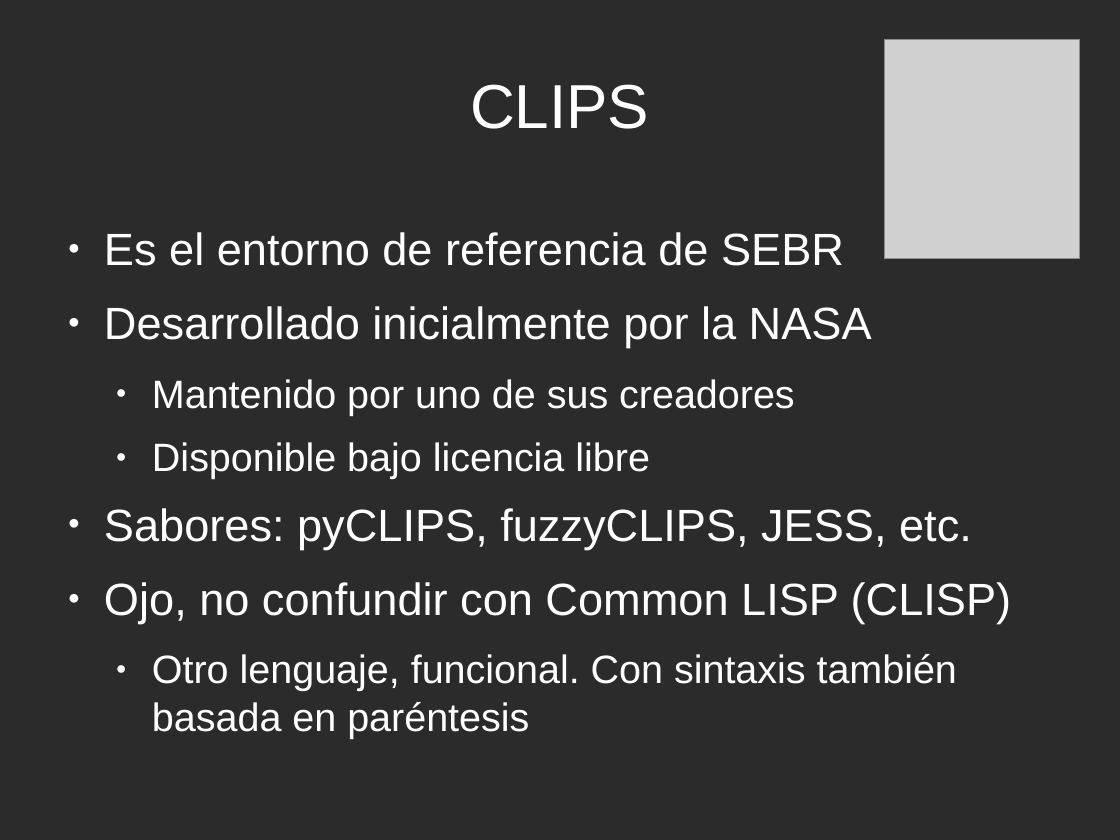
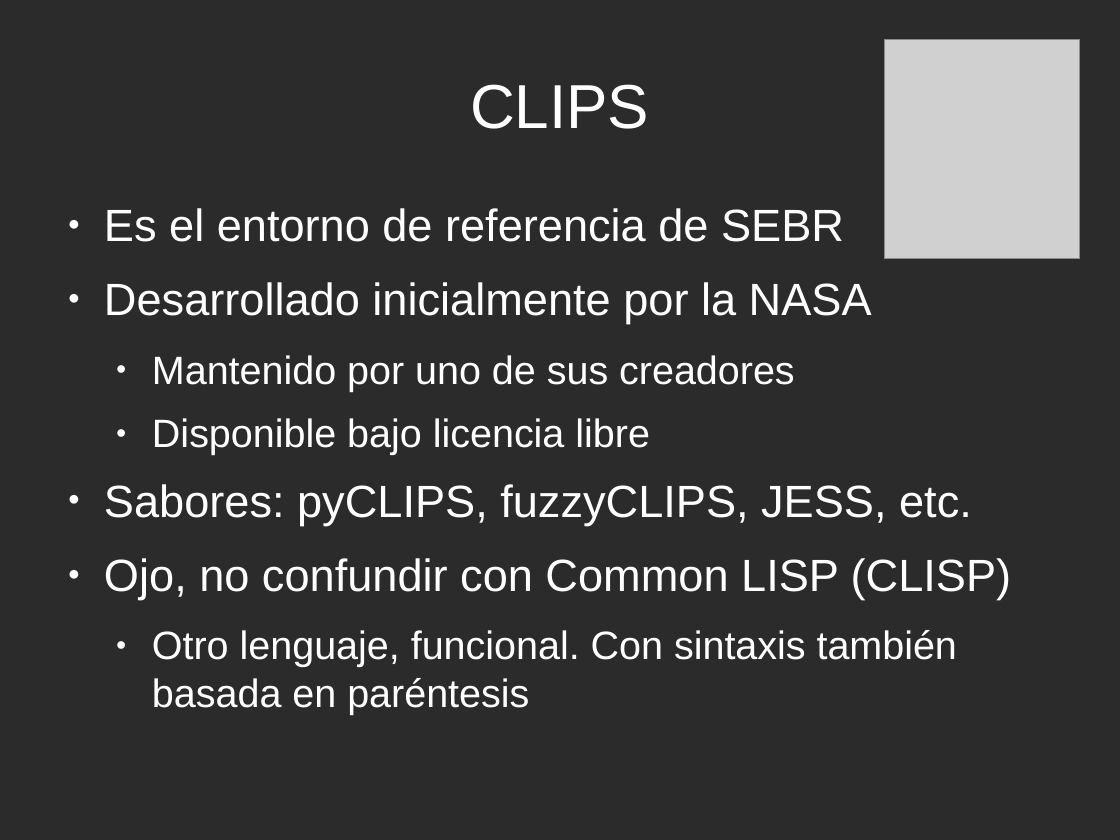
Before and after one commit to rompehielos013013013/gsiege, a slide deck: slide 8 of presentacion/expertoUCLM2014/SSEE-IA.odp. Drawn at 1120x840 pixels with LibreOffice and Linux fonts; fonts in the diff are those of the drawing; grey boxes stand for pictures; background and template pictures are left out; a plain dark background stands for a picture behind light text. Boxes give left, top, right and bottom in pixels: in the first picture for what was removed or moved away, otherwise in the second. Text is boxed around its words. In the diff, an @@ line names an element or a change of style, - is before the commit and + after.

```diff
--- a/presentacion/expertoUCLM2014/SSEE-IA.odp
+++ b/presentacion/expertoUCLM2014/SSEE-IA.odp
@@ text "Es el entorno de referencia ...": place and size @@
-text "Es el entorno de referencia ..." at box(104, 232, 1011, 738)
+text "Es el entorno de referencia ..." at box(104, 208, 1011, 714)
```
Also in this commit, not shown: 3 other slides changed, 4 slides added, 1 slide removed.
